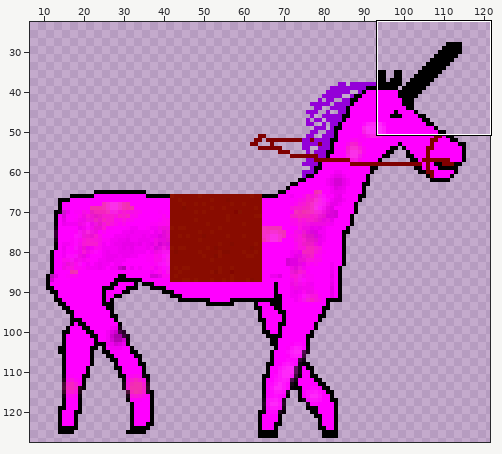
Two states of a sprite sheet, res/Einhorn_2.png. The picture above shows the old version from afar; the outline marks the close-up.
Close-up. Old version:
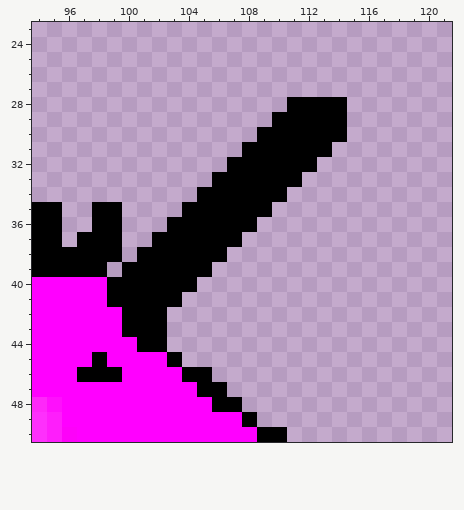
The file is 128x128 pixels. Pixels under 10% opacity are left out. Colours within 5 levels of each other are drawn and written as one. Shown: x 94..121, y 23..50. The wide view leaves out empty margins. The commit also changed other parts of the picture, which this record leaves out.
The result:
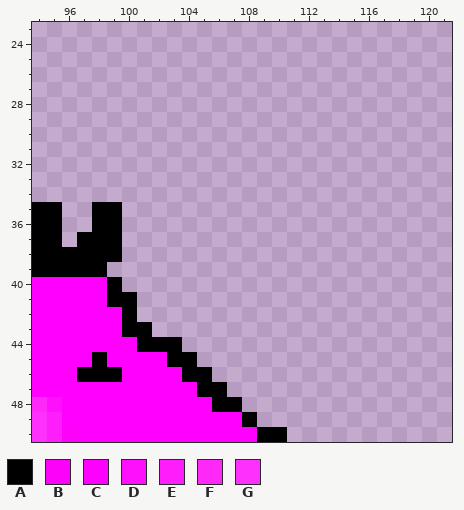
Palette (. is transparent): A #000000  B #fd02f9  C #ff00ff  D #fe10fc  E #fe1efb  F #fe28f9  G #fe30fc
What changed:
The edit adds colour A in row 44 at x 103; in row 45 at x 104.
The edit erases colour A in row 28 at x 111 to 114; in row 29 at x 110 to 114; in row 30 at x 109 to 114; in row 31 at x 108 to 113; in row 32 at x 107 to 112; in row 33 at x 106 to 111.
The edit erases colour A in row 34 at x 105 to 110; in row 35 at x 104 to 109; in row 36 at x 103 to 108; in row 37 at x 102 to 107; in row 38 at x 101 to 106; in row 39 at x 100 to 105.
The edit erases colour A in row 40 at x 100 to 104; in row 41 at x 101 to 103; in row 42 at x 101 to 102; in row 43 at x 102.
Pixel boxes of the changes (left, top, right, bottom) in both close-ups:
changed: (122, 97, 347, 367)
